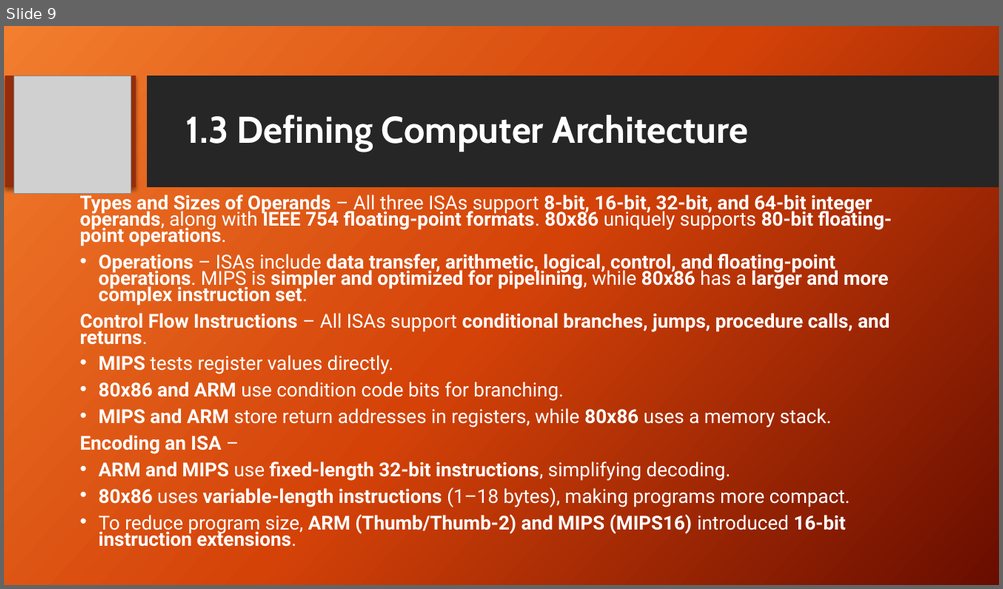
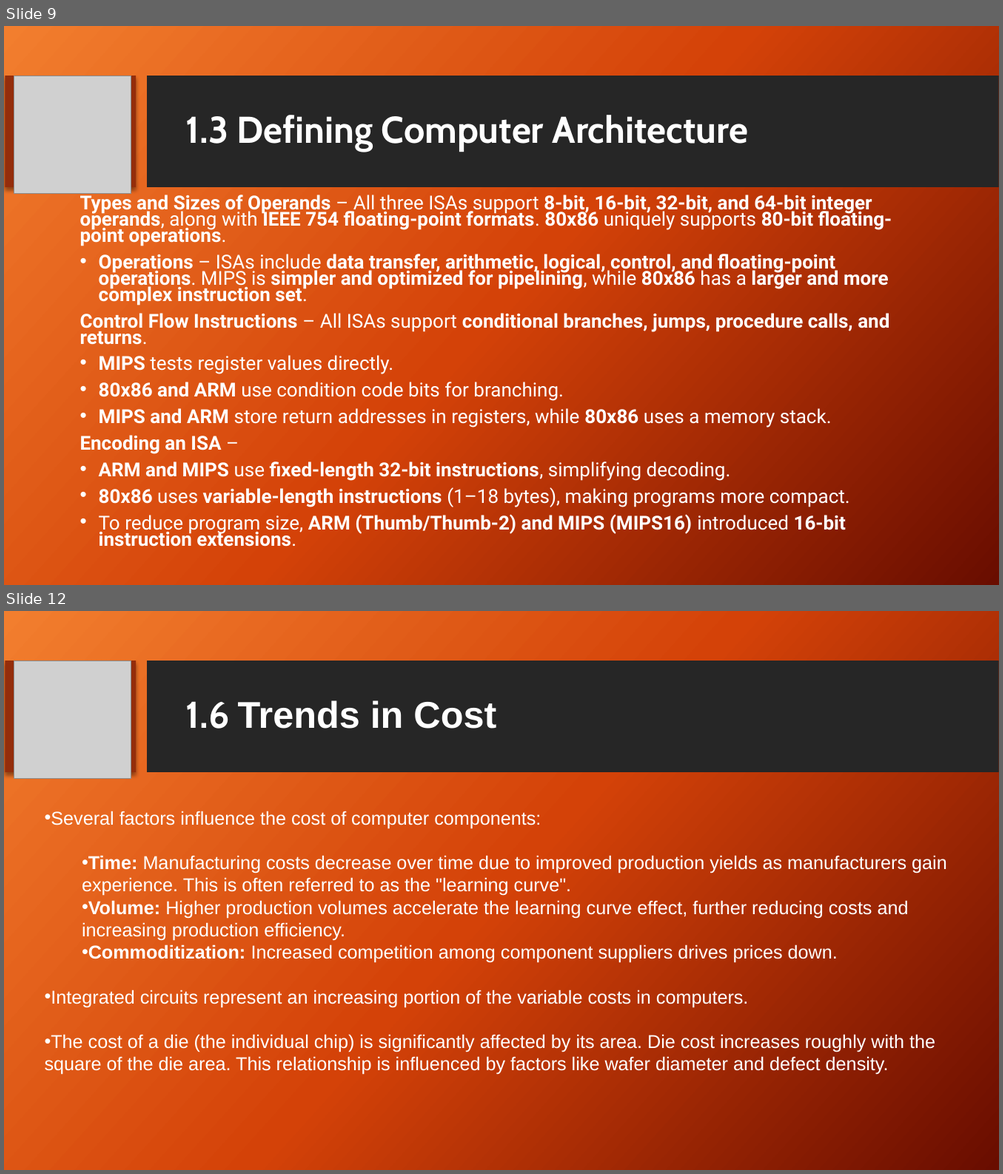
Before and after one commit to Em5800/Computer-Architecture, a slide deck: WANJOHI ELVIS MUTHUMBI Reading Assignment.pptx. Shown one above the other, each under a label of ours: slide 9 before the commit, slides 9 and 12 after it; the slides between them are not shown. The pictures are 1003x589 and 1003x1174 pixels, drawn with LibreOffice and Linux fonts; fonts in the diff are those of the drawing; grey boxes stand for pictures; background and template pictures are left out. Boxes give left, top, right and bottom in pixels: in the first picture for what was removed or moved away, otherwise in the second. Text is boxed around its words. In the diff, an @@ line names an element or a change of style, - is before the commit and + after.

```diff
--- a/WANJOHI ELVIS MUTHUMBI Reading Assignment.pptx
+++ b/WANJOHI ELVIS MUTHUMBI Reading Assignment.pptx
@@ slide 12 added at bbox=[4, 611, 999, 1170], background picture (left out); not listed: 2 template elements that a slide beside it also shows @@
@@ picture added at bbox=[14, 661, 131, 778] @@
@@ title added at bbox=[186, 701, 496, 729], 36 pt, text #FFFFFF, bold @@
+1.6 Trends in Cost
@@ text added at bbox=[45, 811, 947, 1075], 18 pt, text #FFFFFF @@
+• Several factors influence the cost of computer components:
+  • Time: Manufacturing costs decrease over time due to improved production yields as manufacturers gain experience. This is often referred to as the "learning curve".
+  • Volume: Higher production volumes accelerate the learning curve effect, further reducing costs and increasing production efficiency.
+  • Commoditization: Increased competition among component suppliers drives prices down.
+• Integrated circuits represent an increasing portion of the variable costs in computers.
+• The cost of a die (the individual chip) is significantly affected by its area. Die cost increases roughly with the square of the die area. This relationship is influenced by factors like wafer diameter and defect density.
```
Also in this commit, not shown: 2 other slides added, 4 other files.
